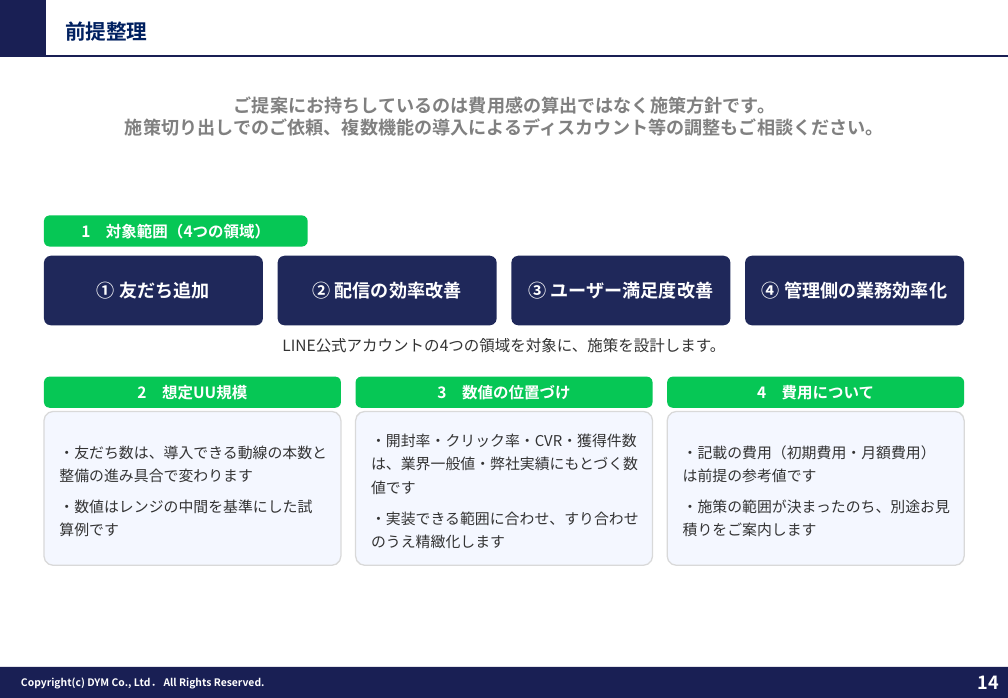
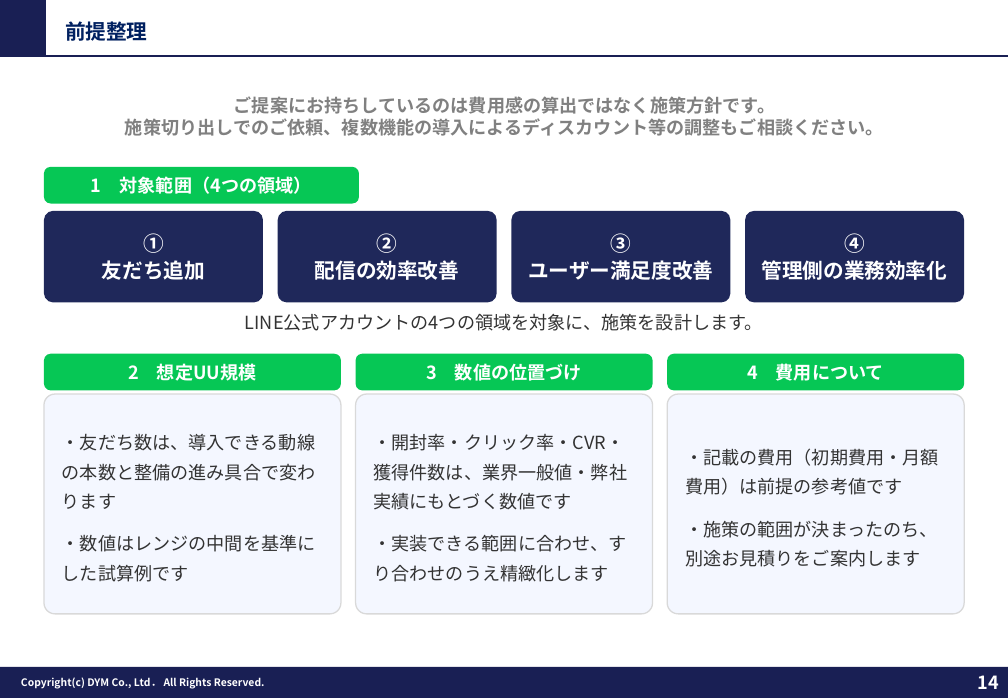
Before and after one commit to tonomura-r-dev/folder, a slide deck: slide 14 of 202609_株式会社やる気スイッチグループ御中_LINE公式アカウント運用のご提案_ver2_4.pptx. Drawn at 1008x698 pixels with LibreOffice and Linux fonts; fonts in the diff are those of the drawing; background and template pictures are left out. Boxes give left, top, right and bottom in pixels: in the first picture for what was removed or moved away, otherwise in the second. Text is boxed around its words. In the diff, an @@ line names an element or a change of style, - is before the commit and + after.

```diff
--- a/202609_株式会社やる気スイッチグループ御中_LINE公式アカウント運用のご提案_ver2_4.pptx
+++ b/202609_株式会社やる気スイッチグループ御中_LINE公式アカウント運用のご提案_ver2_4.pptx
@@ size 12 to 14 pt in 5 elements at (44,354,341,390), (356,354,652,390), (667,354,964,390), (245,313,763,331), (44,167,359,203) @@
@@ rounded rectangle "1 対象範囲（4つの領域）": place and size @@
-rounded rectangle "1 対象範囲（4つの領域）" at (44,215,307,246)
+rounded rectangle "1 対象範囲（4つの領域）" at (44,167,359,203)
@@ rounded rectangle "①": place and size @@
-rounded rectangle "①" at (44,256,262,326)
+rounded rectangle "①" at (44,211,262,302)
@@ text in rounded rectangle at (102,233,205,280): text changed; size 14 to 16 pt @@
-① 友だち追加
+①
+友だち追加
@@ rounded rectangle "②": place and size @@
-rounded rectangle "②" at (277,256,496,326)
+rounded rectangle "②" at (277,211,496,302)
@@ text in rounded rectangle at (315,233,459,280): text changed; size 14 to 16 pt @@
-② 配信の効率改善
+②
+配信の効率改善
@@ rounded rectangle "③": place and size @@
-rounded rectangle "③" at (512,256,731,326)
+rounded rectangle "③" at (512,211,731,302)
@@ text in rounded rectangle at (528,233,713,280): text changed; size 14 to 16 pt @@
-③ ユーザー満足度改善
+③
+ユーザー満足度改善
@@ rounded rectangle "④": place and size @@
-rounded rectangle "④" at (746,256,964,326)
+rounded rectangle "④" at (746,211,964,302)
@@ text in rounded rectangle at (762,233,947,280): text changed; size 14 to 16 pt @@
-④ 管理側の業務効率化
+④
+管理側の業務効率化
@@ text "LINE公式アカウントの4つの領域を対象に、施策を設計します。": place and size @@
-text "LINE公式アカウントの4つの領域を対象に、施策を設計します。" at (282,338,725,353)
+text "LINE公式アカウントの4つの領域を対象に、施策を設計します。" at (245,313,763,331)
@@ rounded rectangle "2 想定UU規模": place and size @@
-rounded rectangle "2 想定UU規模" at (44,377,341,408)
+rounded rectangle "2 想定UU規模" at (44,354,341,390)
@@ rounded rectangle "3 数値の位置づけ": place and size @@
-rounded rectangle "3 数値の位置づけ" at (356,377,652,408)
+rounded rectangle "3 数値の位置づけ" at (356,354,652,390)
@@ rounded rectangle "4 費用について": place and size @@
-rounded rectangle "4 費用について" at (667,377,964,408)
+rounded rectangle "4 費用について" at (667,354,964,390)
@@ rounded rectangle "・友だち数は、導入できる動線の本数と整備の進み具合で変わります": place and size @@
-rounded rectangle "・友だち数は、導入できる動線の本数と整備の進み具合で変わります" at (44,411,341,565)
+rounded rectangle "・友だち数は、導入できる動線の本数と整備の進み具合で変わります" at (44,394,341,613)
@@ rounded rectangle "・開封率・クリック率・CVR・獲得件数は、業界一般値・弊社実績にもとづく数値です": place and size @@
-rounded rectangle "・開封率・クリック率・CVR・獲得件数は、業界一般値・弊社実績にもとづく数値です" at (356,411,652,565)
+rounded rectangle "・開封率・クリック率・CVR・獲得件数は、業界一般値・弊社実績にもとづく数値です" at (356,394,652,613)
@@ size 11.5 to 14 pt; line spacing 1.3 to 1.35; more space between paragraphs; proportions changed in 3 elements at (44,394,341,613), (356,394,652,613), (667,394,964,613) @@
@@ rounded rectangle "・記載の費用（初期費用・月額費用）は前提の参考値です": place and size @@
-rounded rectangle "・記載の費用（初期費用・月額費用）は前提の参考値です" at (667,411,964,565)
+rounded rectangle "・記載の費用（初期費用・月額費用）は前提の参考値です" at (667,394,964,613)
```
Also in this commit, not shown: 1 other file.
